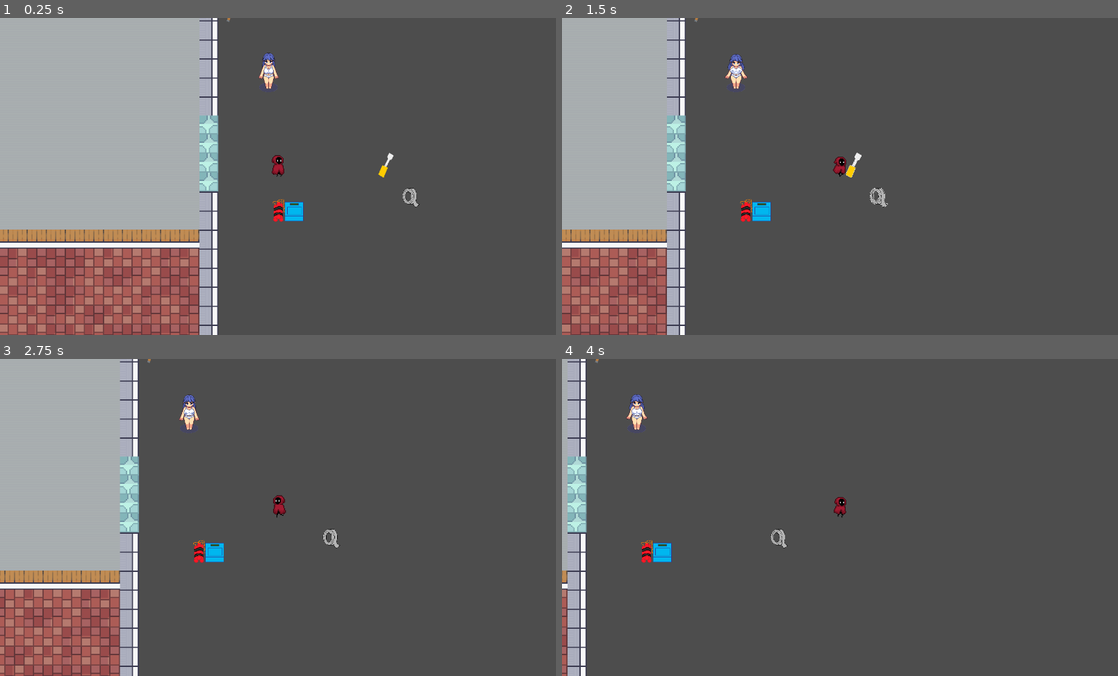
Above: before the commit, frames 1-4 (two rows, left to right).
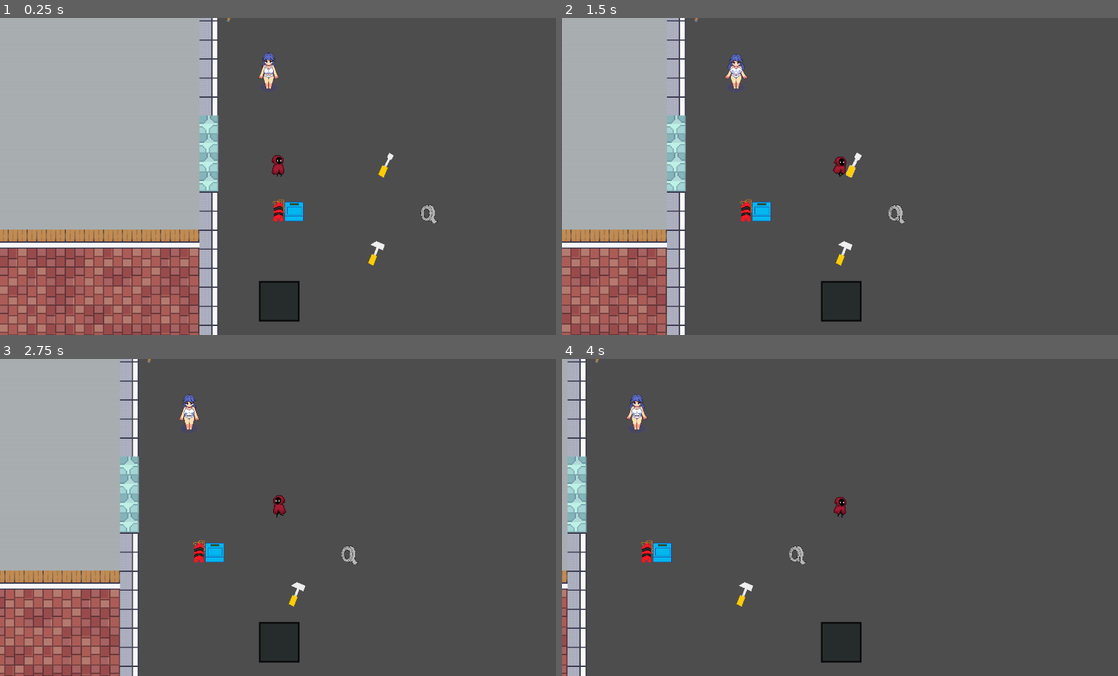
Above: after the commit, the same moments.

Repository: BrainFartScientist/bomb-game
Game: Godot game, scene res://scenes/level_01.tscn
The game is run twice, just before and just after one commit, with the same random seed, the same clock (stepped at 60 frames per second) and the same inputs. This scene is started directly instead of the project's main scene.
Inputs (mouse positions are in pixels of both pictures, inside the frame that each line leads up to):
- Up to frame 1 (0.25 s): no input
- Up to frame 2 (1.5 s): tap Enter (ui_accept) at 0.5 s; move the mouse to (962, 160) at 0.52 s; hold D (move_right) from 0.53 s (still down); tap E (use_item) at 0.6 s; click (962, 160) at 0.67 s; tap Space (jump) at 0.77 s; move the mouse to (728, 192) at 1.27 s; tap F (chat) at 1.35 s; click (728, 192) at 1.42 s
- Up to frame 3 (2.75 s): tap Space (jump) at 1.52 s; tap E (use_item) at 1.55, 2.1 s; move the mouse to (333, 447) at 2.02 s; release D (move_right) at 2.03 s; hold A (move_left) from 2.03 s (still down); click (333, 447) at 2.17 s
- Up to frame 4 (4 s): move the mouse to (812, 580) at 2.77 s; release A (move_left) at 2.78 s; hold D (move_right) from 2.78 s (still down); tap E (use_item) at 2.85, 3.8 s; click (812, 580) at 2.92 s; tap Space (jump) at 3.02, 3.77 s; move the mouse to (1006, 565) at 3.52 s; hold F (chat) from 3.53 s (still down); click (1006, 565) at 3.67 s

The runs differ from the first frame. In frame 1, 1.2% of the frame differs, in the area x 46-79%, y 53-96%; in frame 2, 1.2%, in the area x 46-62%, y 53-96%; in frame 3, 1.2%; in frame 4, 1.2%.

Commit message:
Added item display

Diff:
--- a/scenes/level.tscn
+++ b/scenes/level.tscn
@@ -7,7 +7,9 @@
 [ext_resource type="PackedScene" uid="uid://b7rqkmih4nqjp" path="res://scenes/player.tscn" id="5_2rqd1"]
 [ext_resource type="Script" path="res://scripts/npc_roaming.gd" id="5_a2u4c"]
 [ext_resource type="PackedScene" uid="uid://bokajgctmqvq3" path="res://scenes/bombs/bomb_01_overworld.tscn" id="6_k1dbt"]
+[ext_resource type="Texture2D" uid="uid://bx01o7irndd2i" path="res://assets/gui/ToolBox.png" id="7_cueb0"]
 [ext_resource type="PackedScene" uid="uid://cwq75mpb28ixg" path="res://scenes/tools/item.tscn" id="8_clihd"]
+[ext_resource type="Script" path="res://scenes/tool_rect.gd" id="9_nv0lq"]
 
 [sub_resource type="TileSetAtlasSource" id="TileSetAtlasSource_gbuud"]
 texture = ExtResource("1_ac0sr")
@@ -1486,17 +1488,35 @@
 
 [node name="TextureRect" type="TextureRect" parent="Player/Gui"]
 layout_mode = 0
-offset_right = 40.0
-offset_bottom = 40.0
+offset_left = -24.0
+offset_top = 132.0
+offset_right = 27.0
+offset_bottom = 183.0
+texture = ExtResource("7_cueb0")
+expand_mode = 1
+
+[node name="ToolRect" type="TextureRect" parent="Player/Gui"]
+layout_mode = 0
+offset_left = -15.5
+offset_top = 137.5
+offset_right = 19.5
+offset_bottom = 178.5
+expand_mode = 1
+script = ExtResource("9_nv0lq")
 
 [node name="Bomb01Overworld" parent="." instance=ExtResource("6_k1dbt")]
 position = Vector2(2832, 1022)
 
 [node name="ducttape" parent="." instance=ExtResource("8_clihd")]
-position = Vector2(3141, 956)
+position = Vector2(3187, 999)
 scale = Vector2(0.6, 0.6)
 tool = "ducttape"
 
 [node name="screwdriver" parent="." instance=ExtResource("8_clihd")]
 position = Vector2(3080, 874)
 scale = Vector2(0.6, 0.6)
+
+[node name="hammer" parent="." instance=ExtResource("8_clihd")]
+position = Vector2(3056, 1096)
+scale = Vector2(0.6, 0.6)
+tool = "hammer"
--- /dev/null
+++ b/scenes/tool_rect.gd
@@ -0,0 +1,12 @@
+extends TextureRect
+
+const tool_icons = {
+	"": preload("res://assets/graphics/generic_tools/genericItem_color_086.png"),
+	"screwdriver": preload("res://assets/graphics/generic_tools/genericItem_color_005.png"),
+	"ducttape": preload("res://assets/graphics/custom_tools/duct_tape.png"),
+	"hammer": preload("res://assets/graphics/generic_tools/genericItem_color_010.png"),
+}
+
+func display_tool(tool: String):
+	texture = tool_icons[tool]
+	pass
--- a/scenes/tools/item.gd
+++ b/scenes/tools/item.gd
@@ -4,6 +4,7 @@
 @export var tool: String = "screwdriver"
 @onready var sprite = $sprite
 var has_outline: bool = false
+var active_tool = null
 const tools = {
 	"screwdriver": {
 		"image": preload("res://assets/graphics/generic_tools/genericItem_color_005.png")
@@ -14,12 +15,14 @@
 }
 
 func _ready() -> void:
+	active_tool = get_node("screwdriver")
 	switch_tools(tool)
 
 func switch_tools(tool: String):
+	active_tool.visible = false
 	self.tool = tool
-	sprite.texture = tools[tool].image
-
+	active_tool = get_node(self.tool)
+	active_tool.visible = true
 
 func _on_area_2d_body_entered(body: Node2D) -> void:
 	if body.name == "Player":
@@ -34,12 +37,12 @@
 
 func set_outline(has_outline: bool):
 	self.has_outline = has_outline
-	sprite.material.set("shader_param/hasOutline", self.has_outline)
+	active_tool.material.set("shader_param/hasOutline", self.has_outline)
 
 func interact(player: Node):
 	if player.holdingTool != "":
 		var temp = player.holdingTool
-		player.holdingTool = tool
+		player.set_holding_tool(tool)
 		switch_tools(temp)
 	else:
 		player.holdingTool = tool
--- a/scenes/tools/item.tscn
+++ b/scenes/tools/item.tscn
@@ -1,10 +1,24 @@
-[gd_scene load_steps=6 format=3 uid="uid://cwq75mpb28ixg"]
+[gd_scene load_steps=10 format=3 uid="uid://cwq75mpb28ixg"]
 
 [ext_resource type="Script" path="res://scenes/tools/item.gd" id="1_77mqx"]
 [ext_resource type="Texture2D" uid="uid://ffl03i5jkbve" path="res://assets/graphics/generic_tools/genericItem_color_005.png" id="1_irvxp"]
 [ext_resource type="Shader" path="res://shaders/outline.gdshader" id="2_3xbmj"]
+[ext_resource type="Texture2D" uid="uid://ets35kksxof8" path="res://assets/graphics/custom_tools/duct_tape.png" id="4_jro07"]
+[ext_resource type="Texture2D" uid="uid://dx230pr1e36m8" path="res://assets/graphics/generic_tools/genericItem_color_010.png" id="4_triay"]
 
 [sub_resource type="ShaderMaterial" id="ShaderMaterial_e533c"]
+shader = ExtResource("2_3xbmj")
+shader_parameter/line_color = Color(1, 1, 1, 1)
+shader_parameter/line_thickness = 1.0
+shader_parameter/hasOutline = false
+
+[sub_resource type="ShaderMaterial" id="ShaderMaterial_0qrl6"]
+shader = ExtResource("2_3xbmj")
+shader_parameter/line_color = Color(1, 1, 1, 1)
+shader_parameter/line_thickness = 1.0
+shader_parameter/hasOutline = false
+
+[sub_resource type="ShaderMaterial" id="ShaderMaterial_xsaok"]
 shader = ExtResource("2_3xbmj")
 shader_parameter/line_color = Color(1, 1, 1, 1)
 shader_parameter/line_thickness = 1.0
@@ -16,9 +30,20 @@
 [node name="screwdriver" type="Node2D"]
 script = ExtResource("1_77mqx")
 
-[node name="sprite" type="Sprite2D" parent="."]
+[node name="screwdriver" type="Sprite2D" parent="."]
+visible = false
 material = SubResource("ShaderMaterial_e533c")
 texture = ExtResource("1_irvxp")
+
+[node name="ducttape" type="Sprite2D" parent="."]
+visible = false
+material = SubResource("ShaderMaterial_0qrl6")
+texture = ExtResource("4_jro07")
+
+[node name="hammer" type="Sprite2D" parent="."]
+visible = false
+material = SubResource("ShaderMaterial_xsaok")
+texture = ExtResource("4_triay")
 
 [node name="Area2D" type="Area2D" parent="."]
 
--- a/scripts/bombs/ActiveBombElementAnimated.gd
+++ b/scripts/bombs/ActiveBombElementAnimated.gd
@@ -6,7 +6,7 @@
 func _ready():
 	set_process_input(true)
 
-func clicked(item: GameState.Tools, bomb: Bomb):
+func clicked(item: String, bomb: Bomb):
 	print("Click Event: Node: %s Item: %s Bomb: %s" % [self, item, bomb])
 
 func set_outline(hasOutline: bool):
--- a/scripts/bombs/ActiveBombElementSprite.gd
+++ b/scripts/bombs/ActiveBombElementSprite.gd
@@ -6,7 +6,7 @@
 func _ready():
 	set_process_input(true)
 
-func clicked(item: GameState.Tools, bomb: Bomb):
+func clicked(item: String, bomb: Bomb):
 	print("Click Event: Node: %s Item: %s Bomb: %s" % [self, item, bomb])
 
 func set_outline(hasOutline: bool):
--- a/scripts/bombs/Bomb.gd
+++ b/scripts/bombs/Bomb.gd
@@ -5,14 +5,15 @@
 
 var state = BombState.new()
 var screws = {}
-var tool: GameState.Tools = GameState.Tools.None
+var tool: String = ""
 
 var is_open = false
 
 const tool_icons = {
-	GameState.Tools.None: {"texture": preload("res://assets/graphics/generic_tools/genericItem_color_086.png"), "hotzone": Vector2.ZERO},
-	GameState.Tools.Screwdriver: {"texture": preload("res://assets/graphics/generic_tools/genericItem_color_005.png"), "hotzone": Vector2(50, 0)},
-	GameState.Tools.Ducttape: {"texture": preload("res://assets/graphics/custom_tools/duct_tape.png"), "hotzone": Vector2(25, 25)},
+	"": {"texture": preload("res://assets/graphics/generic_tools/genericItem_color_086.png"), "hotzone": Vector2.ZERO},
+	"screwdriver": {"texture": preload("res://assets/graphics/generic_tools/genericItem_color_005.png"), "hotzone": Vector2(50, 0)},
+	"ducttape": {"texture": preload("res://assets/graphics/custom_tools/duct_tape.png"), "hotzone": Vector2(25, 25)},
+	"hammer": {"texture": preload("res://assets/graphics/generic_tools/genericItem_color_010.png"), "hotzone": Vector2(50, 25)}
 }
 
 # Called when the node enters the scene tree for the first time.
@@ -21,10 +22,14 @@
 	init_screws()
 	init_state()
 	trigger_update()
-	self.tool = GameState.Tools.None
+	self.tool = ""
 	Input.set_custom_mouse_cursor(tool_icons[self.tool].texture, 0, tool_icons[self.tool].hotzone)
 
 var pressed = false
+
+func set_tool(tool: String):
+	self.tool = tool
+	Input.set_custom_mouse_cursor(tool_icons[self.tool].texture, 0, tool_icons[self.tool].hotzone)
 
 func init_members():
 	pass
--- a/scripts/bombs/Bomb_01/Bomb_01_CableBroken.gd
+++ b/scripts/bombs/Bomb_01/Bomb_01_CableBroken.gd
@@ -1,5 +1,5 @@
 extends ActiveBombElementAnimated
 
-func clicked(item: GameState.Tools, bomb: Bomb):
-	if item == GameState.Tools.Ducttape:
+func clicked(item: String, bomb: Bomb):
+	if item == "ducttape":
 		bomb.state.setProp("CablesFixed", true)
--- a/scripts/bombs/Bomb_01/Bomb_01_Cover.gd
+++ b/scripts/bombs/Bomb_01/Bomb_01_Cover.gd
@@ -1,4 +1,4 @@
 extends ActiveBombElementSprite
 
-func clicked(item: GameState.Tools, bomb: Bomb):
+func clicked(item: String, bomb: Bomb):
 	bomb.state.setProp("CoverOpen", true)
--- a/scripts/bombs/Bomb_01/Bomb_01_Inside.gd
+++ b/scripts/bombs/Bomb_01/Bomb_01_Inside.gd
@@ -1,4 +1,4 @@
 extends ActiveBombElementSprite
 
-func clicked(item: GameState.Tools, bomb: Bomb):
+func clicked(item: String, bomb: Bomb):
 	bomb.state.setProp("CoverOpen", false)
--- a/scripts/bombs/Bomb_01/bomb_01_overworld.gd
+++ b/scripts/bombs/Bomb_01/bomb_01_overworld.gd
@@ -19,7 +19,7 @@
 		set_outline(false)
 
 func interact(player: Node):
-	get_tree().root.get_child(0).open_bomb("Bomb_01")
+	get_tree().root.get_child(0).open_bomb("Bomb_01", player.holdingTool)
 
 func set_outline(has_outline: bool):
 	self.has_outline = has_outline
--- a/scripts/bombs/Screw.gd
+++ b/scripts/bombs/Screw.gd
@@ -4,6 +4,6 @@
 @export var group = "cover"
 @export var default_state = true
 
-func clicked(item: GameState.Tools, bomb: Bomb):
-	if item == GameState.Tools.Screwdriver:
+func clicked(item: String, bomb: Bomb):
+	if item == "screwdriver":
 		bomb.state.setProp(id, !bomb.state.getProp(id))
--- a/scripts/game_state.gd
+++ b/scripts/game_state.gd
@@ -12,11 +12,15 @@
 var bombs = {}
 var open_bomb_id = null
 @export var level: Node = null
-
+var cursor = preload("res://assets/graphics/generic_tools/genericItem_color_086.png")
 func _ready() -> void:
+	set_default_cursor()
 	for child in get_children():
 		if child is Bomb:
 			bombs[child.name] = child
+
+func set_default_cursor():
+	Input.set_custom_mouse_cursor(cursor, 0, Vector2.ZERO)
 
 func get_bomb_state(id: String) -> BombState:
 	if !bomb_state.has(id):
@@ -42,15 +46,17 @@
 func get_tool() -> Tools:
 	return self.tool
 
-func open_bomb(id: String):
+func open_bomb(id: String, tool: String):
 	open_bomb_id = id
 	level.visible = false
 	bombs[id].visible = true
 	bombs[id].is_open = true
+	bombs[id].set_tool(tool)
 	bombs[id].get_node("Camera").make_current()
 	pass
 
 func leave_bomb():
+	set_default_cursor()
 	bombs[open_bomb_id].visible = false
 	bombs[open_bomb_id].is_open = false
 	open_bomb_id = null
--- a/scripts/player.gd
+++ b/scripts/player.gd
@@ -6,7 +6,7 @@
 var holdingTool : String
 signal useTool(String)
 var cooldown : int
-
+@onready var tool_inv = $Gui/ToolRect
 var interactiveElements = []
 
 @onready var animated_sprite = $AnimatedSprite2D
@@ -26,6 +26,10 @@
 			nearerst_node.set_outline(true)
 		if Input.is_action_just_pressed("use_item") and nearerst_node.has_method("interact"):
 			nearerst_node.interact(self)
+
+func set_holding_tool(tool: String):
+	self.holdingTool = tool
+	tool_inv.display_tool(tool)
 
 func add_interactive_element(new_element: Variant):
 	for element in interactiveElements:
Binary file added: assets/gui/ToolBox.png
Not shown, added: assets/gui/ToolBox.png.import
Not shown: 1 places in scenes/level.tscn that only renumber resources
